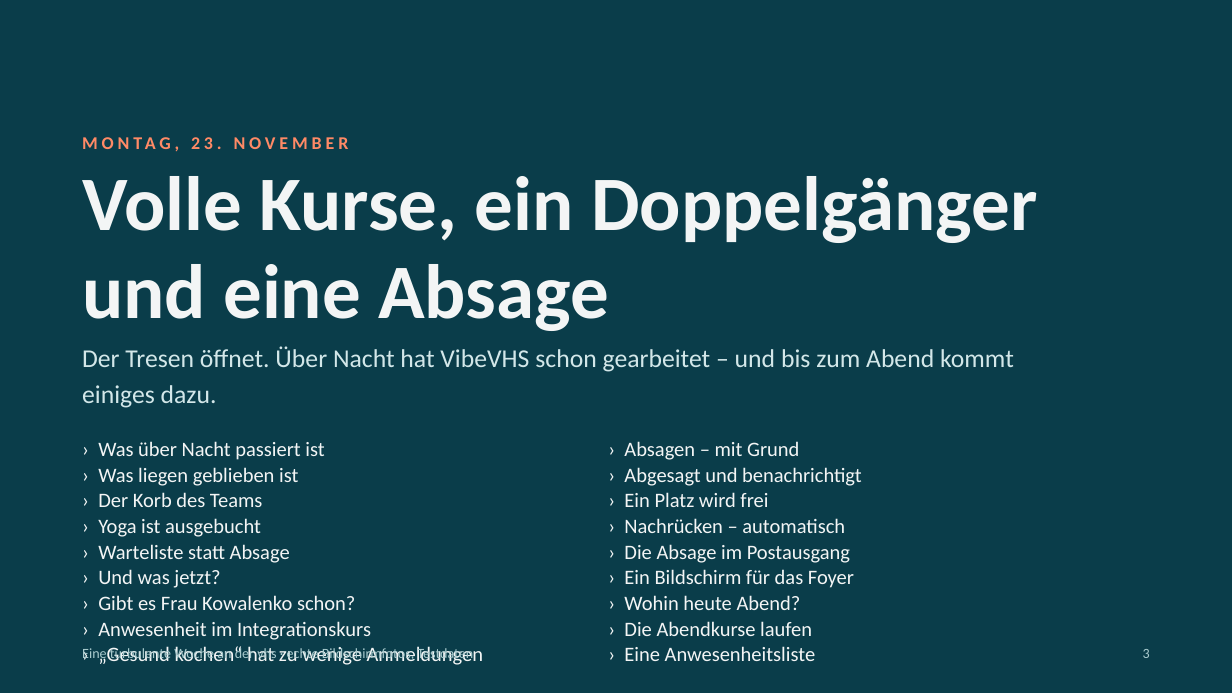
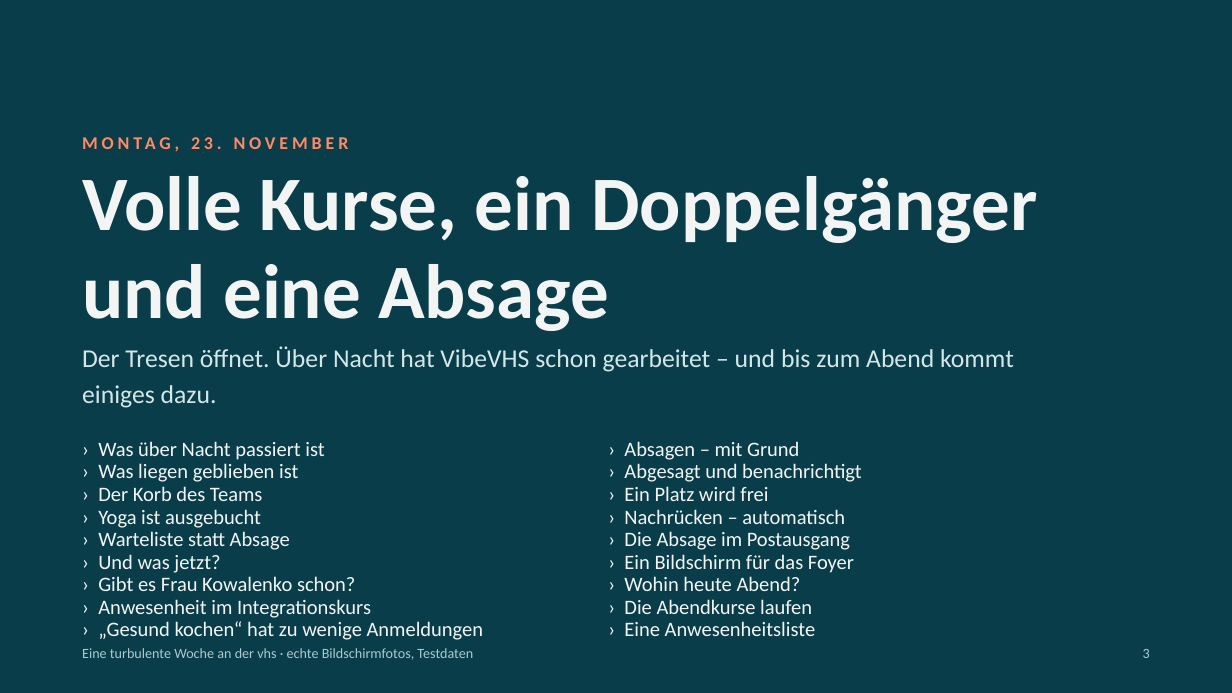
Before and after one commit to klaus-liebler/vibevhs, a slide deck: slide 3 of docs/praesentation/woche/woche.pptx. Drawn at 1232x693 pixels with LibreOffice and Linux fonts; fonts in the diff are those of the drawing. Boxes give left, top, right and bottom in pixels: in the first picture for what was removed or moved away, otherwise in the second. Text is boxed around its words. In the diff, an @@ line names an element or a change of style, - is before the commit and + after.

```diff
--- a/docs/praesentation/woche/woche.pptx
+++ b/docs/praesentation/woche/woche.pptx
@@ 4 texts: place and size @@
-4 texts at [98, 467, 861, 507]
+4 texts at [98, 463, 861, 501]
@@ text "› Yoga ist ausgebucht": place and size @@
-text "› Yoga ist ausgebucht" at [98, 518, 261, 537]
+text "› Yoga ist ausgebucht" at [98, 509, 261, 528]
@@ text "› Nachrücken – automatisch": place and size @@
-text "› Nachrücken – automatisch" at [624, 518, 845, 533]
+text "› Nachrücken – automatisch" at [624, 509, 845, 524]
@@ 4 texts: place and size @@
-4 texts at [98, 544, 854, 588]
+4 texts at [98, 531, 854, 573]
@@ 4 texts: place and size @@
-4 texts at [98, 595, 812, 640]
+4 texts at [98, 576, 812, 618]
@@ text "› „Gesund kochen“ hat zu ...": place and size @@
-text "› „Gesund kochen“ hat zu ..." at [98, 646, 483, 665]
+text "› „Gesund kochen“ hat zu ..." at [98, 621, 483, 640]
@@ text "› Eine Anwesenheitsliste": place and size @@
-text "› Eine Anwesenheitsliste" at [624, 646, 816, 661]
+text "› Eine Anwesenheitsliste" at [624, 621, 816, 636]
```
Also in this commit, not shown: 25 other slides changed, 32 other files.
